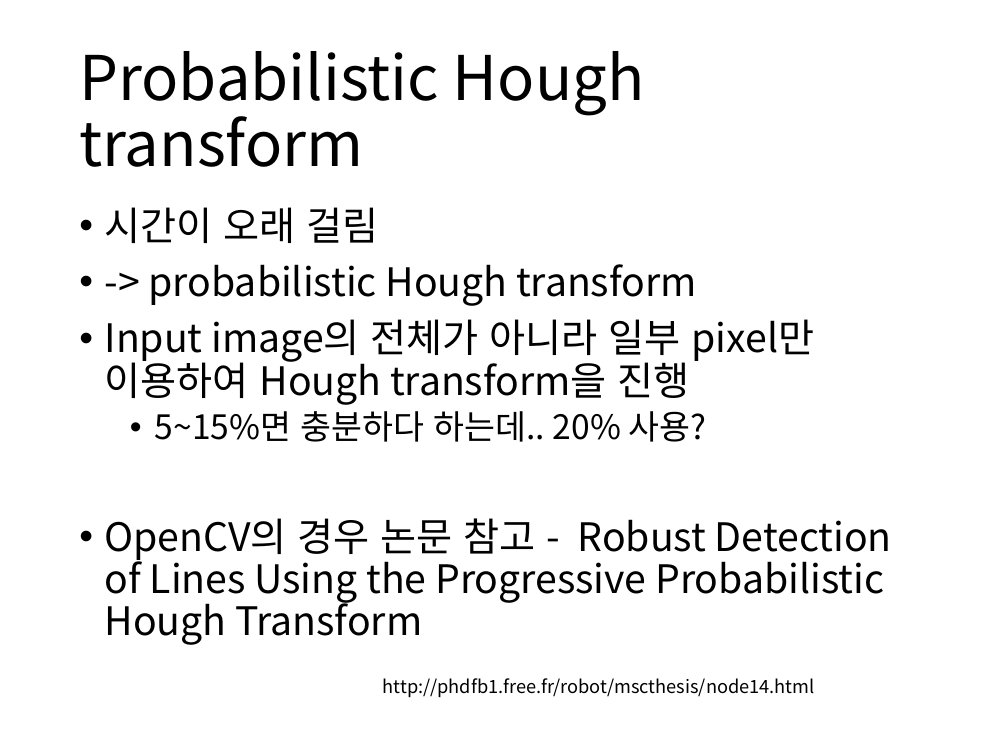
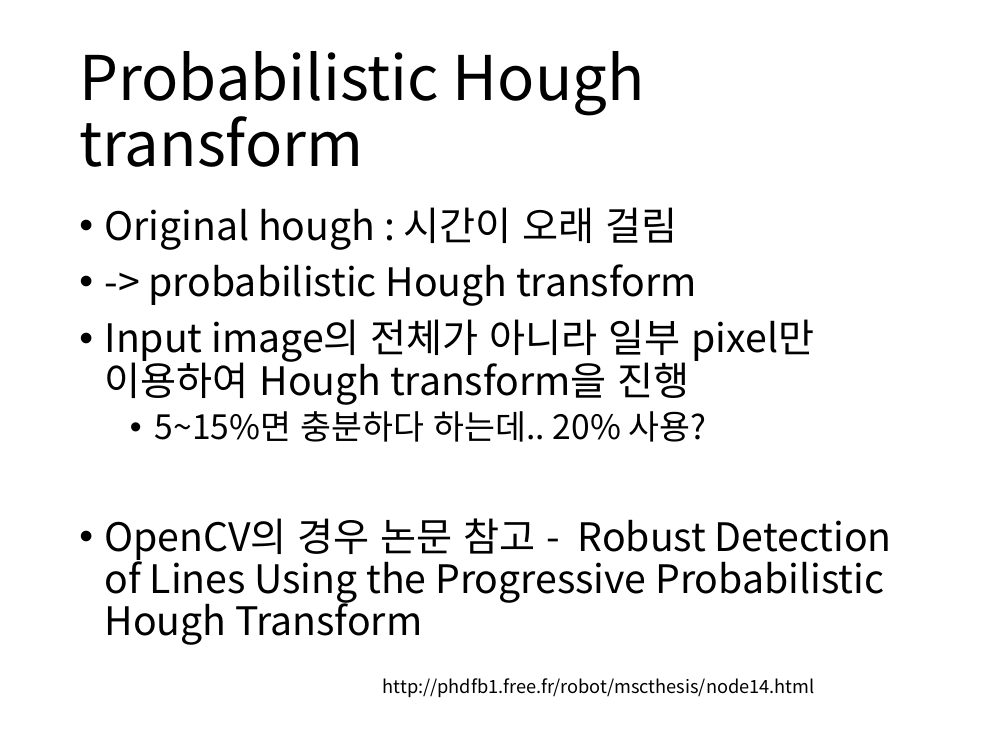
Before and after one commit to boy1089/MyProject, a slide deck: slide 10 of hough transform/hough transform ver1.pptx. Drawn at 1008x756 pixels with LibreOffice and Linux fonts; fonts in the diff are those of the drawing. Boxes give left, top, right and bottom in pixels: in the first picture for what was removed or moved away, otherwise in the second. Text is boxed around its words. In the diff, an @@ line names an element or a change of style, - is before the commit and + after.

Commit message:
hough modified

```diff
--- a/hough transform/hough transform ver1.pptx
+++ b/hough transform/hough transform ver1.pptx
@@ text at box(105, 207, 678, 250): text changed @@
-• 시간이 오래 걸림
+• Original hough : 시간이 오래 걸림
```
Also in this commit, not shown: 4 other slides changed, 3 slides added, 3 other files.
